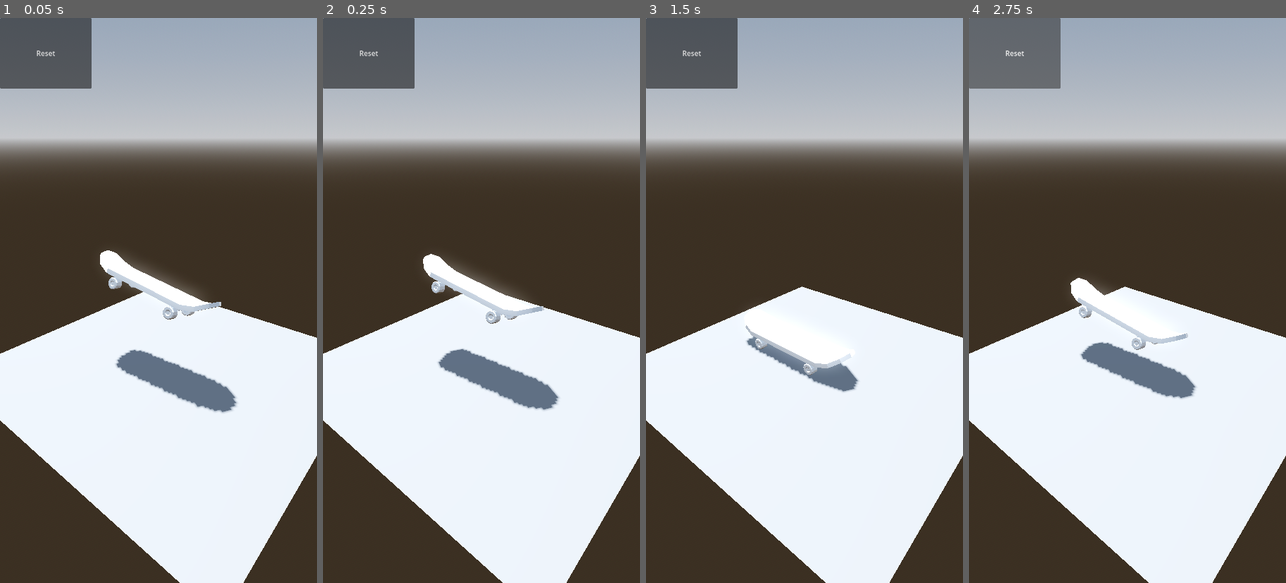
Above: before the commit, frames 1-4 (left to right).
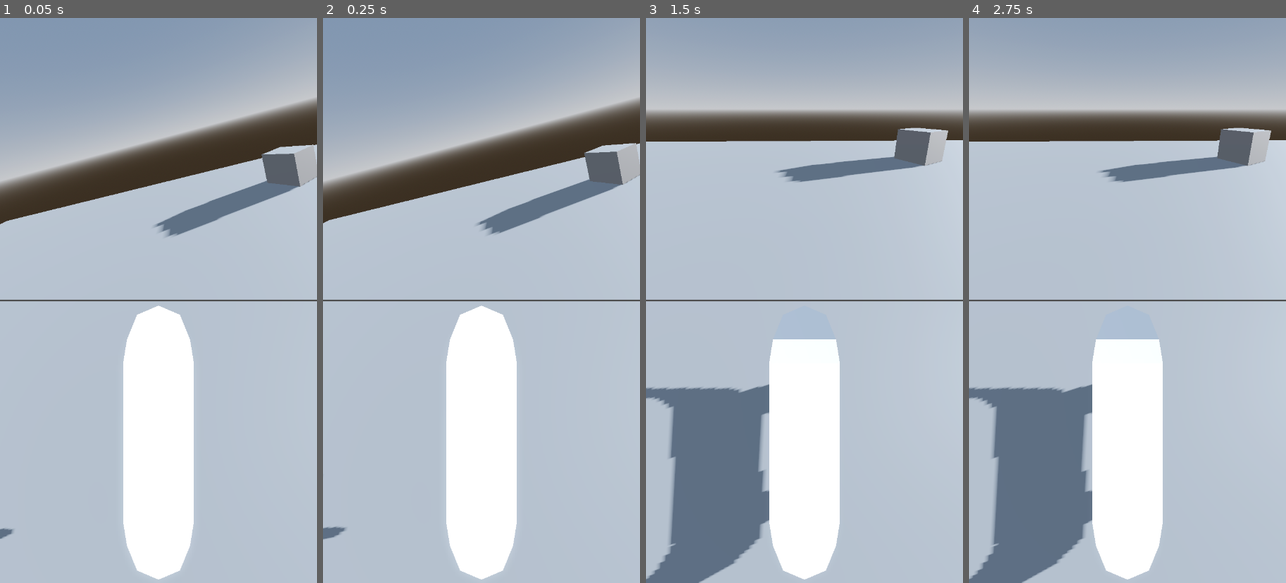
Above: after the commit, the same moments.

Repository: CptOblivion/Finger-Skater
Game: Godot game, scene res://Scenes/Testbed.tscn
Two runs of this game, one before a commit and one after it. Both use one fixed random seed, a clock stepped at 60 frames per second and the inputs below.
Inputs (mouse positions are in pixels of both pictures, inside the frame that each line leads up to):
- Up to frame 1 (0.05 s): no input
- Up to frame 2 (0.25 s): no input
- Up to frame 3 (1.5 s): move the mouse to (874, 272) at 0.52 s; click (874, 272) at 0.67 s; drag from (741, 328) to (788, 413) at 1.27 s
- Up to frame 4 (2.75 s): click (1013, 51) at 2 s, where only the run before the commit has a clickable "Reset"

The runs differ from the first frame. In frame 1, 77% of the frame differs, in the area x 0-100%, y 0-100%; in frame 2, 78%; in frame 3, 79%; in frame 4, 79%.

Commit message:
camera setup, basic script

Diff:
--- /dev/null
+++ b/Nodes/Box_generic.tscn
@@ -0,0 +1,14 @@
+[gd_scene load_steps=3 format=3 uid="uid://b5w0llr27iqnt"]
+
+[sub_resource type="BoxShape3D" id="BoxShape3D_y2rh8"]
+
+[sub_resource type="BoxMesh" id="BoxMesh_3f3pb"]
+
+[node name="StaticBody3D" type="StaticBody3D"]
+
+[node name="CollisionShape3D" type="CollisionShape3D" parent="."]
+shape = SubResource("BoxShape3D_y2rh8")
+
+[node name="MeshInstance3D" type="MeshInstance3D" parent="CollisionShape3D"]
+mesh = SubResource("BoxMesh_3f3pb")
+skeleton = NodePath("../..")
--- /dev/null
+++ b/Nodes/Ground_generic.tscn
@@ -0,0 +1,15 @@
+[gd_scene load_steps=3 format=3 uid="uid://ca33bpyukhxyw"]
+
+[sub_resource type="WorldBoundaryShape3D" id="WorldBoundaryShape3D_e31ps"]
+
+[sub_resource type="PlaneMesh" id="PlaneMesh_flb45"]
+
+[node name="StaticBody3D" type="StaticBody3D"]
+
+[node name="CollisionShape3D" type="CollisionShape3D" parent="."]
+shape = SubResource("WorldBoundaryShape3D_e31ps")
+
+[node name="MeshInstance3D" type="MeshInstance3D" parent="CollisionShape3D"]
+transform = Transform3D(50, 0, 0, 0, 50, 0, 0, 0, 50, 0, 0, 0)
+mesh = SubResource("PlaneMesh_flb45")
+skeleton = NodePath("../..")
--- a/Nodes/board.tscn
+++ b/Nodes/board.tscn
@@ -1,5 +1,6 @@
-[gd_scene load_steps=4 format=3 uid="uid://sucl5b5bcrcj"]
+[gd_scene load_steps=5 format=3 uid="uid://sucl5b5bcrcj"]
 
+[ext_resource type="Script" path="res://Scripts/Controls.gd" id="1_8840h"]
 [ext_resource type="PackedScene" uid="uid://b6hqrio2sttt5" path="res://Assets/3d/Board.glb" id="1_wmkv3"]
 [ext_resource type="PackedScene" uid="uid://dp66bm607awtb" path="res://Assets/3d/Wheel.glb" id="2_7fcpy"]
 
@@ -8,7 +9,40 @@
 
 [node name="Board" type="Node3D"]
 
+[node name="VBoxContainer" type="VBoxContainer" parent="."]
+anchors_preset = 15
+anchor_right = 1.0
+anchor_bottom = 1.0
+grow_horizontal = 2
+grow_vertical = 2
+
+[node name="Forward" type="SubViewportContainer" parent="VBoxContainer"]
+clip_contents = true
+layout_mode = 2
+
+[node name="SubViewport" type="SubViewport" parent="VBoxContainer/Forward"]
+handle_input_locally = false
+size = Vector2i(720, 640)
+render_target_update_mode = 4
+
+[node name="Camera3D" type="Camera3D" parent="VBoxContainer/Forward/SubViewport"]
+transform = Transform3D(1, 0, 0, 0, 0.965926, 0.258819, 0, -0.258819, 0.965926, 0, 7.493, 0)
+
+[node name="Board" type="SubViewportContainer" parent="VBoxContainer"]
+clip_contents = true
+layout_mode = 2
+
+[node name="SubViewport" type="SubViewport" parent="VBoxContainer/Board"]
+handle_input_locally = false
+physics_object_picking = true
+size = Vector2i(720, 640)
+render_target_update_mode = 4
+
+[node name="Camera3D" type="Camera3D" parent="VBoxContainer/Board/SubViewport"]
+transform = Transform3D(1, 0, 0, 0, -4.37114e-08, 1, 0, -1, -4.37114e-08, 0, 7.493, 0)
+
 [node name="RigidBody3D" type="RigidBody3D" parent="."]
+script = ExtResource("1_8840h")
 
 [node name="CollisionShape3D" type="CollisionShape3D" parent="RigidBody3D"]
 transform = Transform3D(1, 0, 0, 0, 1, 0, 0, 0, 1, 0, 0.25481, -0.000282288)
@@ -17,14 +51,25 @@
 [node name="Board" parent="RigidBody3D" instance=ExtResource("1_wmkv3")]
 transform = Transform3D(1, 0, 0, 0, 1, 0, 0, 0, 1, 0, 0.393179, 0)
 
-[node name="WheelBR" parent="RigidBody3D" instance=ExtResource("2_7fcpy")]
-transform = Transform3D(1, 0, 0, 0, 1, 0, 0, 0, 1, 1.01814, -0.258459, 2.34172)
+[node name="WheelFL" parent="RigidBody3D" instance=ExtResource("2_7fcpy")]
+transform = Transform3D(1, 0, 0, 0, 1, 0, 0, 0, 1, -1.018, -0.258821, -2.342)
+
+[node name="WheelFR" parent="RigidBody3D" instance=ExtResource("2_7fcpy")]
+transform = Transform3D(1, 0, 0, 0, 1, 0, 0, 0, 1, 1.01814, -0.258459, -2.342)
 
 [node name="WheelBL" parent="RigidBody3D" instance=ExtResource("2_7fcpy")]
 transform = Transform3D(1, 0, 0, 0, 1, 0, 0, 0, 1, -1.018, -0.258821, 2.342)
 
-[node name="WheelFR" parent="RigidBody3D" instance=ExtResource("2_7fcpy")]
-transform = Transform3D(1, 0, 0, 0, 1, 0, 0, 0, 1, 1.01814, -0.258459, -2.342)
+[node name="WheelBR" parent="RigidBody3D" instance=ExtResource("2_7fcpy")]
+transform = Transform3D(1, 0, 0, 0, 1, 0, 0, 0, 1, 1.01814, -0.258459, 2.34172)
 
-[node name="WheelFL" parent="RigidBody3D" instance=ExtResource("2_7fcpy")]
-transform = Transform3D(1, 0, 0, 0, 1, 0, 0, 0, 1, -1.018, -0.258821, -2.342)
+[node name="camera positions" type="Node3D" parent="RigidBody3D"]
+transform = Transform3D(1, 0, 0, 0, 1, 0, 0, 0, 1, 0, 7.493, 0)
+
+[node name="Remote-board" type="RemoteTransform3D" parent="RigidBody3D/camera positions"]
+transform = Transform3D(1, 0, 0, 0, -4.37114e-08, 1, 0, -1, -4.37114e-08, 0, 0, 0)
+remote_path = NodePath("../../../VBoxContainer/Board/SubViewport/Camera3D")
+
+[node name="Remote-forward" type="RemoteTransform3D" parent="RigidBody3D/camera positions"]
+transform = Transform3D(1, 0, 0, 0, 0.965926, 0.258819, 0, -0.258819, 0.965926, 0, 0, 0)
+remote_path = NodePath("../../../VBoxContainer/Forward/SubViewport/Camera3D")
--- a/Scenes/Testbed.tscn
+++ b/Scenes/Testbed.tscn
@@ -1,7 +1,8 @@
-[gd_scene load_steps=8 format=3 uid="uid://cd5lo8o88mq7e"]
+[gd_scene load_steps=7 format=3 uid="uid://cd5lo8o88mq7e"]
 
 [ext_resource type="PackedScene" uid="uid://sucl5b5bcrcj" path="res://Nodes/board.tscn" id="1_f34tq"]
-[ext_resource type="PackedScene" uid="uid://bino3qnnmmp7v" path="res://Nodes/UI_main.tscn" id="2_sco4r"]
+[ext_resource type="PackedScene" uid="uid://ca33bpyukhxyw" path="res://Nodes/Ground_generic.tscn" id="1_jfgrb"]
+[ext_resource type="PackedScene" uid="uid://b5w0llr27iqnt" path="res://Nodes/Box_generic.tscn" id="2_cphdd"]
 
 [sub_resource type="ProceduralSkyMaterial" id="ProceduralSkyMaterial_h4efm"]
 sky_horizon_color = Color(0.64625, 0.65575, 0.67075, 1)
@@ -16,32 +17,25 @@
 tonemap_mode = 2
 glow_enabled = true
 
-[sub_resource type="WorldBoundaryShape3D" id="WorldBoundaryShape3D_e31ps"]
-
-[sub_resource type="PlaneMesh" id="PlaneMesh_flb45"]
-
 [node name="Testbed" type="Node3D"]
 
 [node name="WorldEnvironment" type="WorldEnvironment" parent="."]
 environment = SubResource("Environment_1u4m6")
 
 [node name="DirectionalLight3D" type="DirectionalLight3D" parent="."]
-transform = Transform3D(-0.866025, -0.433013, 0.25, 0, 0.5, 0.866025, -0.5, 0.75, -0.433013, 4.87723, 16.8952, -8.4476)
+transform = Transform3D(-0.27322, -0.231676, 0.933636, -0.0850898, 0.972581, 0.21644, -0.958181, -0.0203074, -0.285441, 4.87723, 16.8952, -8.4476)
 shadow_enabled = true
 
-[node name="StaticBody3D" type="StaticBody3D" parent="."]
+[node name="Ground_generic" parent="." instance=ExtResource("1_jfgrb")]
 
-[node name="CollisionShape3D" type="CollisionShape3D" parent="StaticBody3D"]
-shape = SubResource("WorldBoundaryShape3D_e31ps")
-
-[node name="Board" parent="StaticBody3D" instance=ExtResource("1_f34tq")]
+[node name="Board" parent="." instance=ExtResource("1_f34tq")]
 transform = Transform3D(0.965473, 0.260227, 0.0120398, -0.255581, 0.955157, -0.149513, -0.0504071, 0.141274, 0.988687, 0.201113, 4.67721, -1.83423)
 
-[node name="MeshInstance3D" type="MeshInstance3D" parent="StaticBody3D"]
-transform = Transform3D(10, 0, 0, 0, 10, 0, 0, 0, 10, 0, 0, 0)
-mesh = SubResource("PlaneMesh_flb45")
+[node name="StaticBody3D" parent="." instance=ExtResource("2_cphdd")]
+transform = Transform3D(4.81156, 0, -1.35972, 0, 5, 0, 1.35972, 0, 4.81156, -22.9786, 2.41862, -7.88491)
 
-[node name="Camera3D" type="Camera3D" parent="."]
-transform = Transform3D(0.648811, 0.307272, -0.696153, 0, 0.914847, 0.403801, 0.76095, -0.26199, 0.593563, -16.207, 13.7706, 12.7029)
+[node name="StaticBody3D2" parent="." instance=ExtResource("2_cphdd")]
+transform = Transform3D(4.97069, 0, 0.540604, 0, 5, 0, -0.540604, 0, 4.97069, 19.3767, 2.41862, 5.32117)
 
-[node name="UiMain" parent="Camera3D" instance=ExtResource("2_sco4r")]
+[node name="StaticBody3D3" parent="." instance=ExtResource("2_cphdd")]
+transform = Transform3D(2.33818, 0, -4.4196, 0, 5, 0, 4.4196, 0, 2.33818, 19.7885, 2.41862, -30.8923)
--- /dev/null
+++ b/Scripts/Controls.gd
@@ -0,0 +1,50 @@
+extends CollisionObject3D
+
+var push_power = 10
+var drag = 5
+var on_board = false
+
+
+# Called when the node enters the scene tree for the first time.
+#func _ready() -> void:
+	#pass # Replace with function body.
+#
+#
+## Called every frame. 'delta' is the elapsed time since the previous frame.
+#func _process(delta: float) -> void:
+	#pass
+
+func _input_event(_camera: Camera3D, event: InputEvent, _event_position: Vector3, _normal: Vector3, _shape_idx: int) -> void:
+	handleEvent(event)
+
+func handleEvent(event: InputEvent) -> void:
+	if event is InputEventScreenTouch:
+		# track which finger was touched (event index)
+		# TODO: figure out how to handle lift events that happened after finger left board (collider doesn't recieve touch ended event)
+		# TODO: consider just tracking all touches on bottom half of screen uniformly, no raycast into scene and board-specific touch handler
+		print("touch:", event)
+	elif event is InputEventScreenDrag:
+		# drags on board are steering:
+			# with one touch
+				# get vector from center of screen to touch
+				# get angle of vector
+				# with deadzone turn camera such that board aligns with that vector
+					# if touch started on back of board (mongo), invert rotation
+			# with two touches
+				# get vector between fingers
+				# with deadzone, move camera to place back of board at back finger
+				# with deadzone, turn camera (around back finger location) to match vector
+			# using turn vector, apply turn to board
+				# include some lerp when changing number of touches
+			# above some distance threshold, go into skid?
+			# feed swipe position and velocities into swipe detector
+				# if velocity passes some threshold, begin detecting swipe
+				# if velocity and direction are maintained and match a valid swipe, go into trick (ollie, kickflip, etc)
+		pass
+		#print("drag:", event)
+	#elif event is InputEventMouseButton:
+		#pass
+	#elif event is InputEventMouseMotion:
+		#pass
+	else:
+		print("unhandled event type:", event.get_class())
--- a/project.godot
+++ b/project.godot
@@ -19,7 +19,12 @@
 
 window/size/viewport_width=720
 window/size/viewport_height=1280
+window/stretch/mode="viewport"
 window/handheld/orientation=1
+
+[dotnet]
+
+project/assembly_name="Finger Skater"
 
 [rendering]
 
